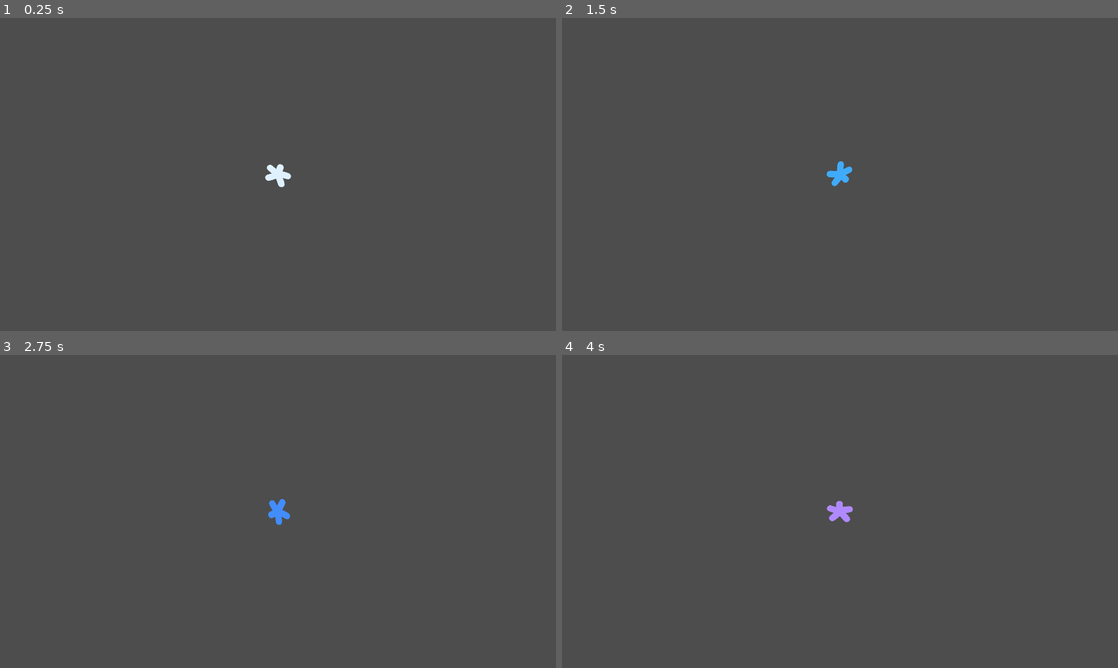
Above: before the commit, frames 1-4 (two rows, left to right).
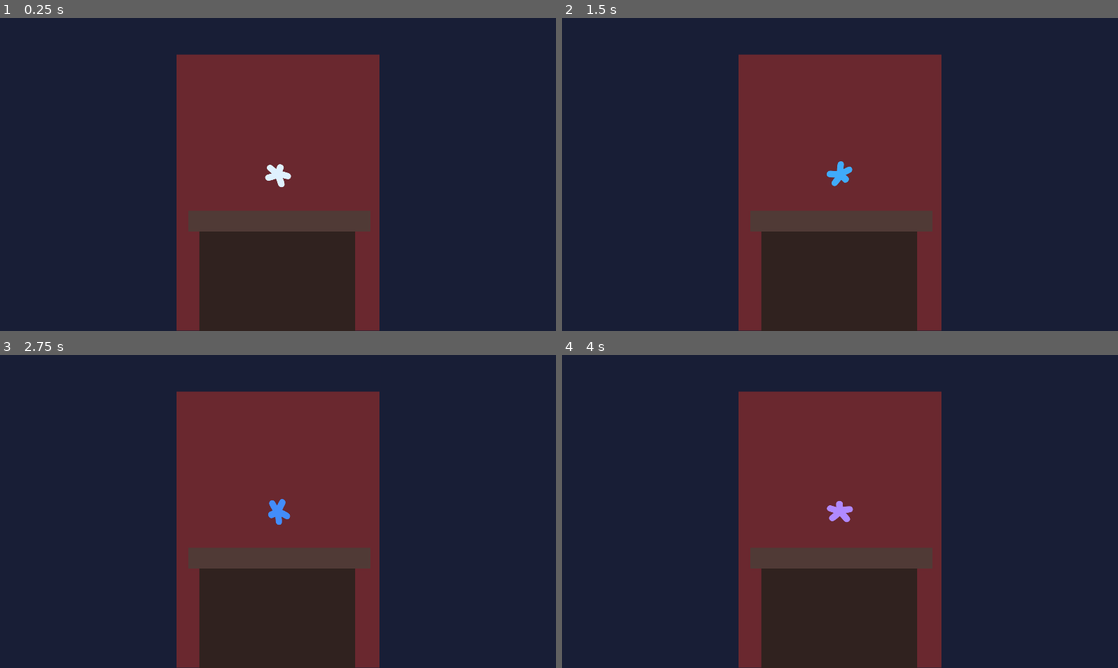
Above: after the commit, the same moments.

Repository: Hangover-Sunshine/BRAINWORM
Game: Godot game, scene res://scenes/cutscenes/cutscenes.tscn
The game is run twice, just before and just after one commit, with the same random seed, the same clock (stepped at 60 frames per second) and the same inputs. This scene is started directly instead of the project's main scene.
Inputs:
- Up to frame 1 (0.25 s): no input
- Up to frame 2 (1.5 s): hold D (right) 0.53-1.28 s; hold Q (dummy_lose) 0.53-1.28 s; hold S (down) from 1.28 s (still down); tap P at 1.35 s
- Up to frame 3 (2.75 s): release S (down) at 2.03 s; hold D (right) from 2.03 s (still down); hold Q (dummy_lose) from 2.03 s (still down)
- Up to frame 4 (4 s): release D (right) at 2.78 s; release Q (dummy_lose) at 2.78 s; hold W (up) 2.78-3.53 s; tap P at 2.85 s; hold A (left) from 3.53 s (still down); hold Q (dummy_lose) from 3.53 s (still down)

The runs differ from the first frame. In frame 1, 98% of the frame differs, in the area x 0-100%, y 0-100%; in frame 2, 98%; in frame 3, 98%; in frame 4, 98%.

Commit message:
Flesh>Neurons Change
- Removed all mentions of Flesh and Replaced it with Neuron.
> Continuing to procrastinate painting a politician

Diff:
--- a/scenes/cutscenes/cutscenes.tscn
+++ b/scenes/cutscenes/cutscenes.tscn
@@ -125,6 +125,40 @@
 
 [node name="Cutscenes" type="Node2D"]
 
+[node name="Background" type="ColorRect" parent="."]
+custom_minimum_size = Vector2(1920, 1080)
+offset_right = 1920.0
+offset_bottom = 1080.0
+color = Color(0.0947538, 0.119963, 0.211595, 1)
+
+[node name="Background2" type="ColorRect" parent="."]
+offset_left = 610.0
+offset_top = 126.0
+offset_right = 1310.0
+offset_bottom = 1078.78
+color = Color(0.417854, 0.155361, 0.18349, 1)
+
+[node name="Desk" type="Node2D" parent="."]
+position = Vector2(-14, 24)
+
+[node name="Background2" type="ColorRect" parent="Desk"]
+custom_minimum_size = Vector2(1920, 1080)
+offset_left = 702.0
+offset_top = 686.0
+offset_right = 2622.0
+offset_bottom = 1766.0
+scale = Vector2(0.28, 0.555483)
+color = Color(0.188148, 0.132458, 0.120817, 1)
+
+[node name="Background3" type="ColorRect" parent="Desk"]
+custom_minimum_size = Vector2(1920, 1080)
+offset_left = 665.0
+offset_top = 641.0
+offset_right = 2585.0
+offset_bottom = 1721.0
+scale = Vector2(0.326973, 0.0658165)
+color = Color(0.312294, 0.229458, 0.212127, 1)
+
 [node name="AP_Manager" type="AnimationPlayer" parent="."]
 libraries = {
 "": SubResource("AnimationLibrary_mwj2s")
@@ -135,6 +169,7 @@
 libraries = {
 "": SubResource("AnimationLibrary_pjkud")
 }
+autoplay = "RESET"
 
 [node name="Sprite2D" type="Sprite2D" parent="."]
 position = Vector2(960, 540)
--- a/scenes/layout_game.tscn
+++ b/scenes/layout_game.tscn
@@ -155,7 +155,6 @@
 script = ExtResource("7_wkiok")
 
 [node name="GUI_Time" type="Node2D" parent="GUI"]
-visible = false
 position = Vector2(1643, 109)
 
 [node name="Title_Time" type="Label" parent="GUI/GUI_Time"]
@@ -187,27 +186,27 @@
 theme_override_font_sizes/font_size = 40
 text = "HH:MM:SS"
 
-[node name="GUI_Flesh" type="Node2D" parent="GUI"]
+[node name="GUI_Neuron" type="Node2D" parent="GUI"]
 position = Vector2(1643, 755)
 
-[node name="Title_Flesh" type="Label" parent="GUI/GUI_Flesh"]
-anchors_preset = 7
-anchor_left = 0.5
-anchor_top = 1.0
-anchor_right = 0.5
-anchor_bottom = 1.0
-offset_left = -134.0
-offset_top = -69.0
-offset_right = 134.0
-grow_horizontal = 2
-grow_vertical = 0
-size_flags_vertical = 0
-theme_override_fonts/font = ExtResource("4_b4rxw")
-theme_override_font_sizes/font_size = 40
-text = "Flesh"
-vertical_alignment = 2
-
-[node name="Number_Flesh" type="Label" parent="GUI/GUI_Flesh"]
+[node name="Title_Neuron" type="Label" parent="GUI/GUI_Neuron"]
+anchors_preset = 7
+anchor_left = 0.5
+anchor_top = 1.0
+anchor_right = 0.5
+anchor_bottom = 1.0
+offset_left = -134.0
+offset_top = -69.0
+offset_right = 134.0
+grow_horizontal = 2
+grow_vertical = 0
+size_flags_vertical = 0
+theme_override_fonts/font = ExtResource("4_b4rxw")
+theme_override_font_sizes/font_size = 40
+text = "Neurons"
+vertical_alignment = 2
+
+[node name="Number_Neuron" type="Label" parent="GUI/GUI_Neuron"]
 anchors_preset = 5
 anchor_left = 0.5
 anchor_right = 0.5
--- a/scenes/menus/menu_gameover.tscn
+++ b/scenes/menus/menu_gameover.tscn
@@ -176,17 +176,17 @@
 theme_override_constants/separation = 60
 alignment = 1
 
-[node name="VBox_Flesh" type="VBoxContainer" parent="GameOver_MC/GameOver_VBox/Text_Vbox/Stats_Vbox/HBox_Stats"]
-layout_mode = 2
-
-[node name="Title_Stage" type="Label" parent="GameOver_MC/GameOver_VBox/Text_Vbox/Stats_Vbox/HBox_Stats/VBox_Flesh"]
-layout_mode = 2
-theme_override_fonts/font = ExtResource("2_igy8s")
-theme_override_font_sizes/font_size = 50
-text = "Flesh"
-horizontal_alignment = 1
-
-[node name="Number_Stage" type="Label" parent="GameOver_MC/GameOver_VBox/Text_Vbox/Stats_Vbox/HBox_Stats/VBox_Flesh"]
+[node name="VBox_Neuron" type="VBoxContainer" parent="GameOver_MC/GameOver_VBox/Text_Vbox/Stats_Vbox/HBox_Stats"]
+layout_mode = 2
+
+[node name="Title_Neuron" type="Label" parent="GameOver_MC/GameOver_VBox/Text_Vbox/Stats_Vbox/HBox_Stats/VBox_Neuron"]
+layout_mode = 2
+theme_override_fonts/font = ExtResource("2_igy8s")
+theme_override_font_sizes/font_size = 50
+text = "Neurons"
+horizontal_alignment = 1
+
+[node name="Number_Neuron" type="Label" parent="GameOver_MC/GameOver_VBox/Text_Vbox/Stats_Vbox/HBox_Stats/VBox_Neuron"]
 layout_mode = 2
 theme_override_fonts/font = ExtResource("2_hr3v5")
 theme_override_font_sizes/font_size = 40
@@ -226,6 +226,9 @@
 theme_override_font_sizes/font_size = 40
 text = "###"
 horizontal_alignment = 1
+
+[node name="Empty" type="VBoxContainer" parent="GameOver_MC/GameOver_VBox/Text_Vbox/Stats_Vbox/HBox_Stats"]
+layout_mode = 2
 
 [node name="Divider3" type="ColorRect" parent="GameOver_MC/GameOver_VBox/Text_Vbox"]
 visible = false
Not shown: 1 places in scenes/layout_game.tscn that only renumber resources
